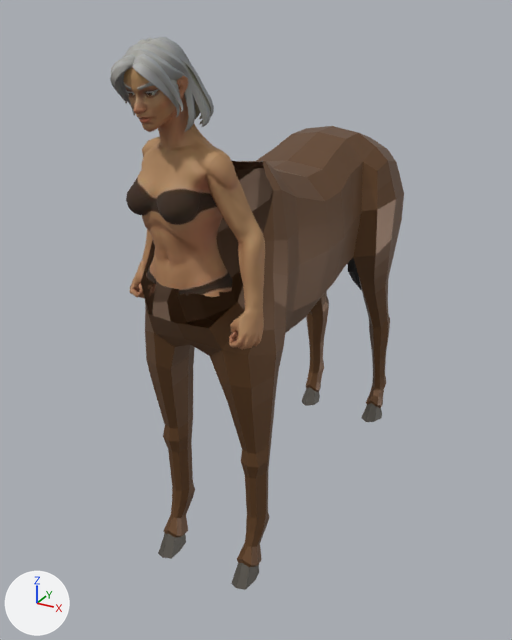
The glTF model client/godot/art/cc0/made/CentaurFemale.glb as it was, and as the next commit left it.
Rendered twice from a 50 mm camera at (2.85, -5.75, 4.67) aimed at (-0.21, -0.2, 1.89). Lighting does not change. The marker at lower left points along +X, +Y and +Z. The picture after the commit comes second. Where no turn or scale is listed for an object, it has been applied to the vertices.

Objects in the first picture: 'CentaurFemale'.
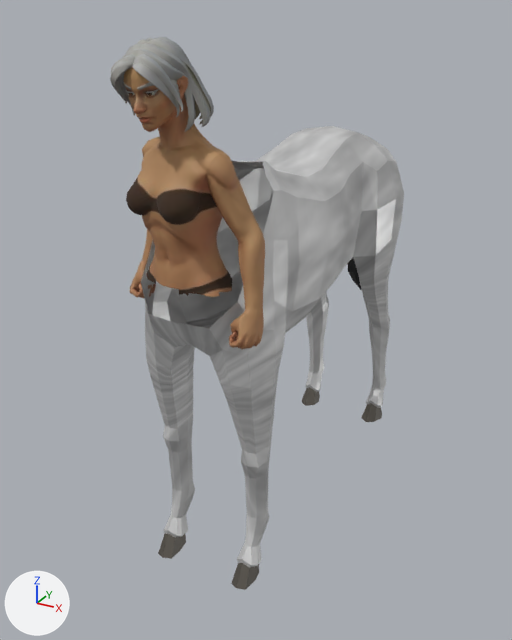
Diff of the bpy script that builds the scene:
```diff
--- a/client/godot/art/cc0/made/CentaurFemale.glb.py
+++ b/client/godot/art/cc0/made/CentaurFemale.glb.py
@@ img_horse_coat @@
+img_horse_coat = load_image('Horse_Coat', '_unpacked/Horse_Coat', 512, 512, 'sRGB')
@@ mat_main @@
 n2 = _N.new('ShaderNodeMix'); n2.name = 'Mix'
 n2.inputs[0].default_value = 1.0  # 'Factor'
-n2.inputs[7].default_value = (0.157, 0.0713, 0.0256, 1.0)  # 'B', brown #6e4b2c
 n3 = _N.new('ShaderNodeVertexColor'); n3.name = 'Color Attribute'
+n4 = _N.new('ShaderNodeTexImage'); n4.name = 'Image Texture'
+n4.image = img_horse_coat
 _L.new(n0.outputs[0], n1.inputs[0])  # 'BSDF' to 'Surface'
 _L.new(n2.outputs[2], n0.inputs[0])  # 'Result' to 'Base Color'
-_L.new(n3.outputs[0], n2.inputs[6])  # 'Color' to 'A'
+_L.new(n3.outputs[0], n2.inputs[7])  # 'Color' to 'B'
+_L.new(n4.outputs[0], n2.inputs[6])  # 'Color' to 'A'
```

Changed parts and their boxes (x1, y1, x2, y2) in the pictures (512 x 640 px):
'CentaurFemale', surface changed (brown to grey)
    both: (138, 126, 404, 571)
